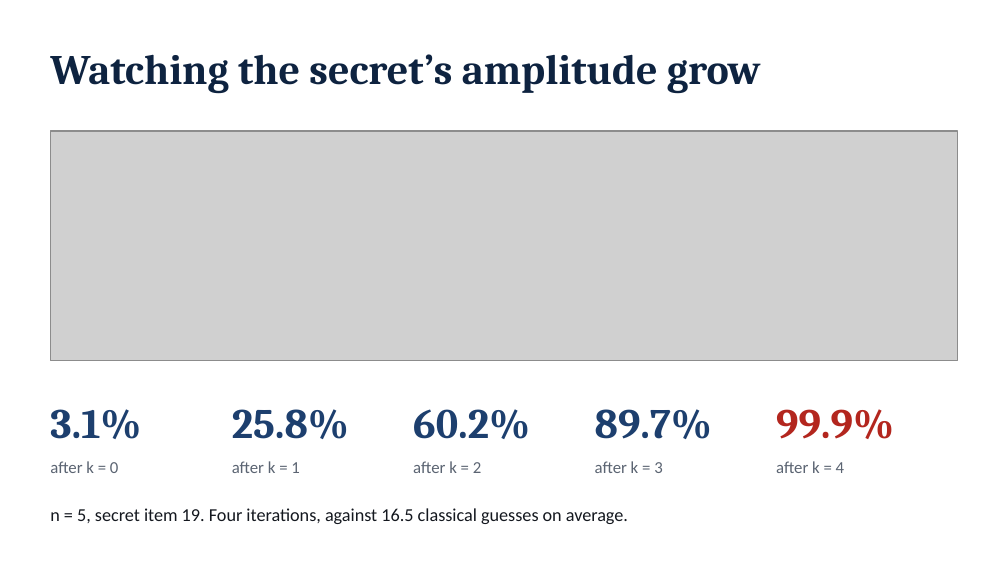
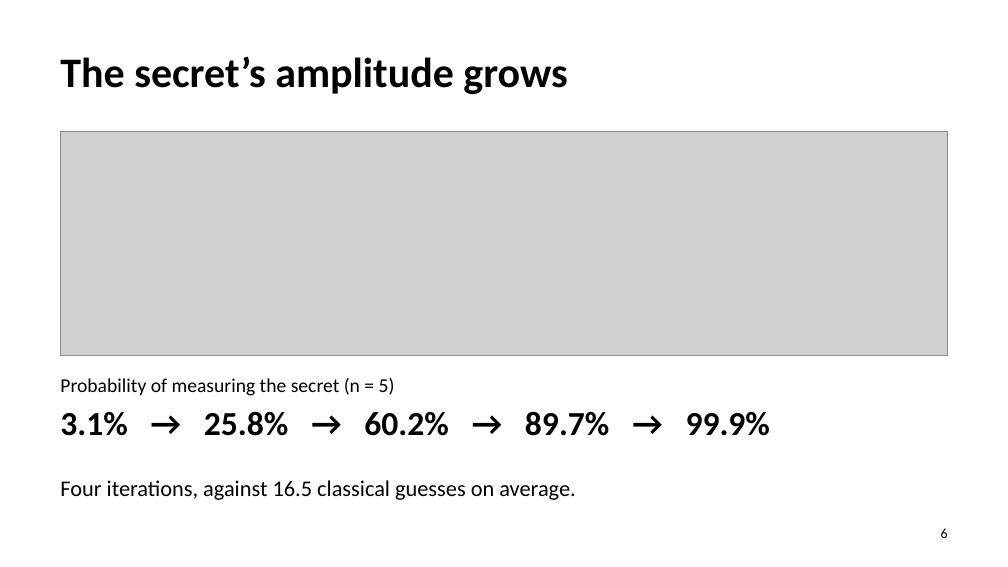
Before and after one commit to Kavin-JS/GrovX, a slide deck: slide 6 of files/GrovX_Presentation.pptx. Drawn at 1008x567 pixels with LibreOffice and Linux fonts; fonts in the diff are those of the drawing; grey boxes stand for pictures. Boxes give left, top, right and bottom in pixels: in the first picture for what was removed or moved away, otherwise in the second. Text is boxed around its words. In the diff, an @@ line names an element or a change of style, - is before the commit and + after.

```diff
--- a/files/GrovX_Presentation.pptx
+++ b/files/GrovX_Presentation.pptx
@@ text at [60,56,568,94]: text changed; font Cambria to Calibri; text colour #0E2340 to #000000 @@
-Watching the secret’s amplitude grow
+The secret’s amplitude grows
@@ picture: place and size @@
-picture at [50,131,958,361]
+picture at [60,131,948,356]
@@ text "Probability of measuring the secret ..." at [60,378,771,436]: vertical alignment middle to top @@
@@ text at [60,378,771,436]: text changed; size 30 to 14 pt; font Cambria to Calibri; text colour #1D3F6E to #000000; bold off @@
-3.1%
+Probability of measuring the secret (n = 5)
+3.1% → 25.8% → 60.2% → 89.7% → 99.9%
@@ text removed at [232,409,349,439] @@
-25.8%
@@ text removed at [413,409,530,439] @@
-60.2%
@@ text removed at [595,409,712,439] @@
-89.7%
@@ text removed at [776,409,894,439] @@
-99.9%
@@ text removed at [50,461,118,473] @@
-after k = 0
@@ text "Four iterations, against 16.5 classical ..." at [60,480,575,500]: vertical alignment middle to top @@
@@ text removed at [232,461,299,473] @@
-after k = 1
@@ text removed at [413,461,481,473] @@
-after k = 2
@@ text removed at [595,461,662,473] @@
-after k = 3
@@ text removed at [776,461,844,473] @@
-after k = 4
@@ text at [60,480,575,500]: text changed; size 13 to 16 pt; text colour #14181F to #000000 @@
-n = 5, secret item 19. Four iterations, against 16.5 classical guesses on average.
+Four iterations, against 16.5 classical guesses on average.
@@ page number added at [941,528,948,538], 10 pt, text #000000 @@
+6
```
Also in this commit, not shown: 10 other slides changed, 13 other files.
